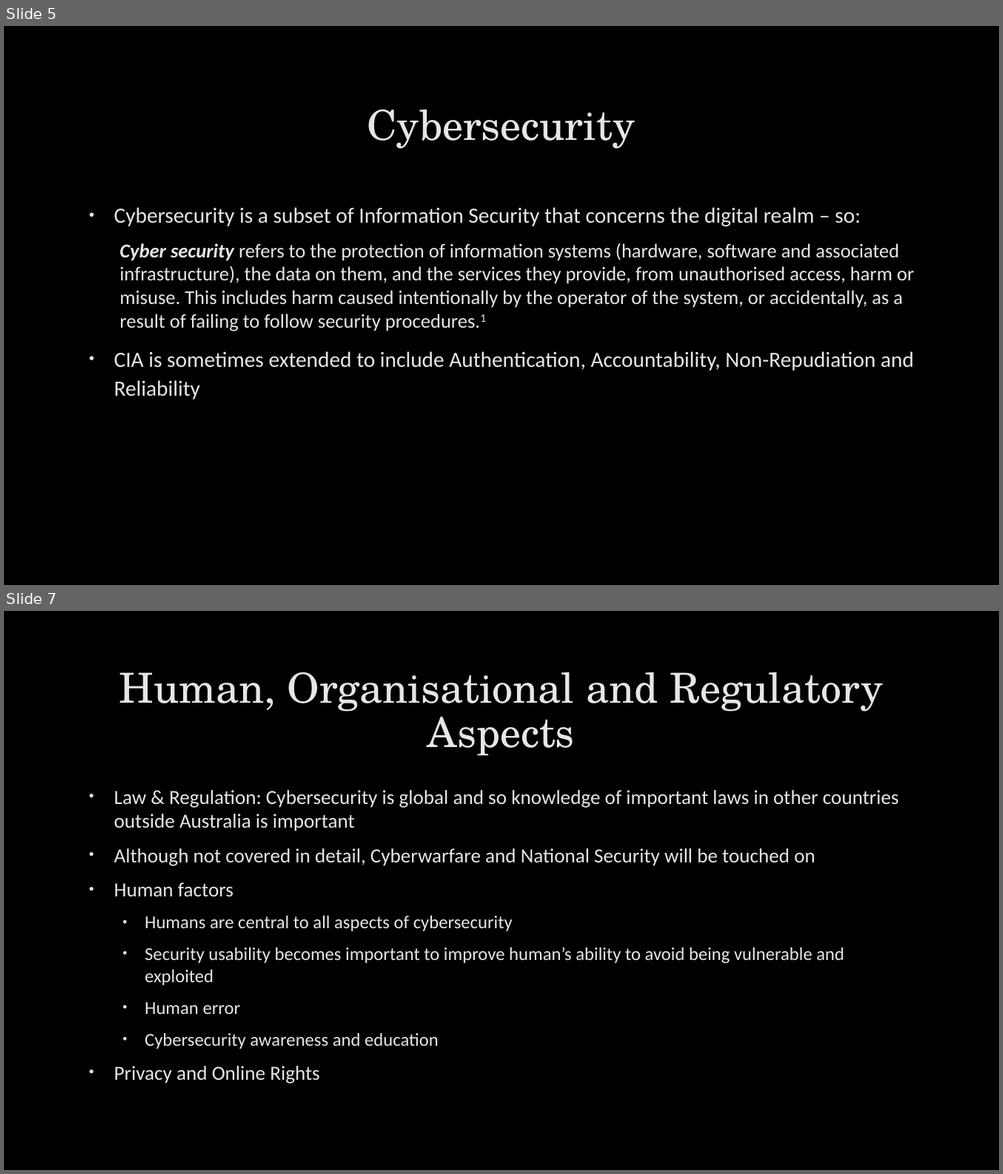
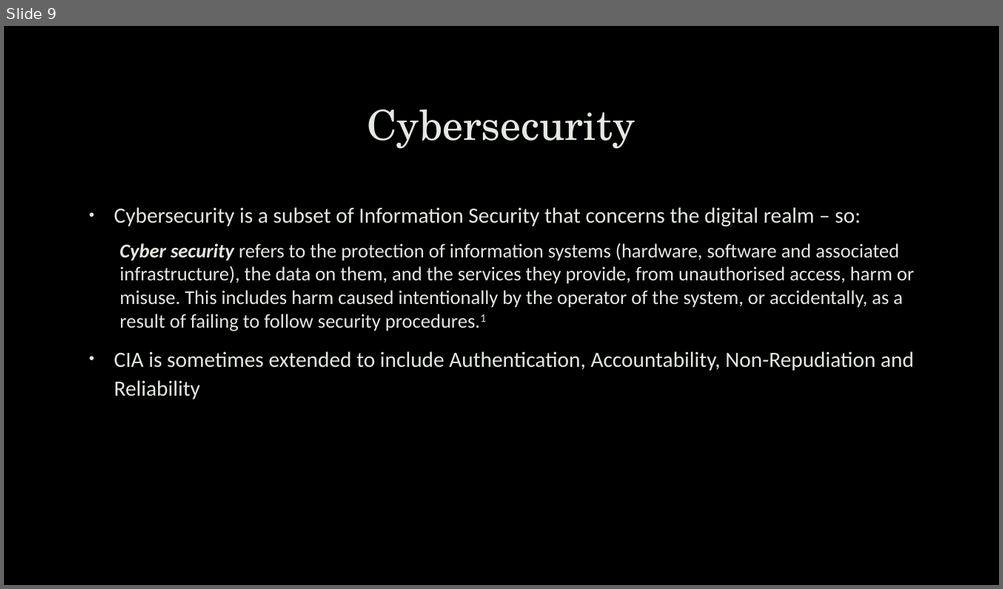
Before and after one commit to uwacsp/cits1003, a slide deck: Lectures/CITS1003-1 Overview.pptx. Shown one above the other, each under a label of ours: slides 5 and 7 before the commit, slide 9 after it; the slides between them are not shown. The pictures are 1003x1174 and 1003x589 pixels, drawn with LibreOffice and Linux fonts; fonts in the diff are those of the drawing; background and template pictures are left out. Boxes give left, top, right and bottom in pixels: in the first picture for what was removed or moved away, otherwise in the second. Text is boxed around its words. In the diff, an @@ line names an element or a change of style, - is before the commit and + after.

```diff
--- a/Lectures/CITS1003-1 Overview.pptx
+++ b/Lectures/CITS1003-1 Overview.pptx
@@ slide 7 removed at (x1=4, y1=611, x2=999, y2=1170), background picture (left out) @@
@@ title removed at (x1=119, y1=672, x2=882, y2=756) @@
-Human, Organisational and Regulatory Aspects
@@ text removed at (x1=114, y1=790, x2=899, y2=1084) @@
-• Law & Regulation: Cybersecurity is global and so knowledge of important laws in other countries outside Australia is important
-• Although not covered in detail, Cyberwarfare and National Security will be touched on
-• Human factors
-  • Humans are central to all aspects of cybersecurity
-  • Security usability becomes important to improve human’s ability to avoid being vulnerable and exploited
-  • Human error
-  • Cybersecurity awareness and education
-• Privacy and Online Rights
@@ what was slide 5 is now slide 9 @@
```
Also in this commit, not shown: 3 slides changed, 4 slides added, 3 other slides removed.
